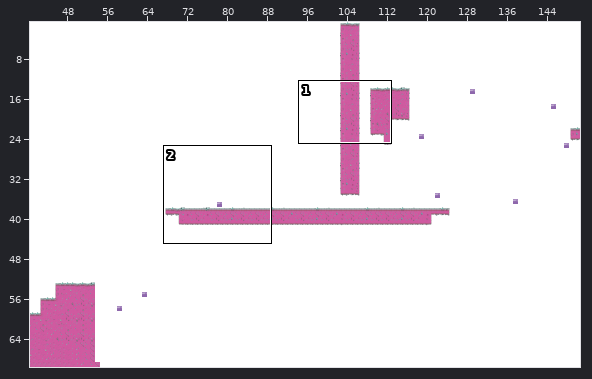
Tiled map: res/maps/spacemap_second.tmx. The picture above shows the old version from afar; the outline marks the close-up.
Close-up. The starting point:
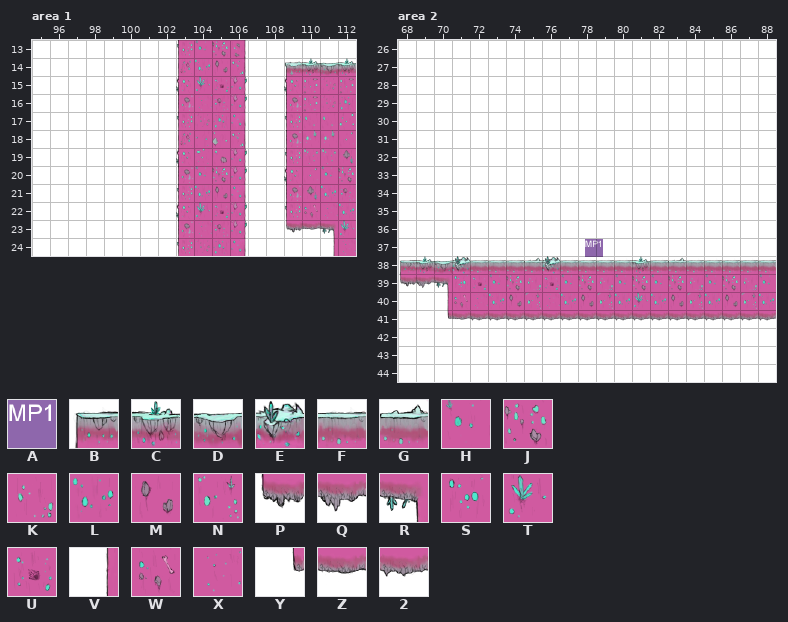
Cells are 64x64 px. Shown: area 1 x 95..112, y 13..24; area 2 x 68..88, y 26..44. The commit also changed other parts of the map, which this record leaves out.
Key: from "moving_platform": A 0 "bigPlatform"; from "tiledmap_final": B 6, C 7, D 8, E 9, F 55, G 61, H 108, J 109, K 110, L 133, M 134, N 135, P 154, Q 155, R 156, S 157, T 158, U 159, V 181, W 182, X 183, Y 206, Z 207, 2 208.
_ is an empty cell.
Objects are placed by their top-left corner, in cells (3,4 is the top-left corner of cell 3,4); size is 1x1 cell unless given.
Layers that did not change in this view are not listed.
Layer "Tiles" before, area 2, first column x 68:
26 _____________________
27 _____________________
28 _____________________
29 _____________________
30 _____________________
31 _____________________
32 _____________________
33 _____________________
34 _____________________
35 _____________________
36 _____________________
37 _____________________
38 BCDEFFFGEFFFFCFGFFFFF
39 PQRSUHJKUHJKHJHJKHJKH
40 __VWXLMNXLMNLTLMNLMNL
41 __YZ22222222222222222
42 _____________________
43 _____________________
44 _____________________
Objects on layer "Entities" before, area 2:
A "bigPlatform" at 78.4,37
Once edited:
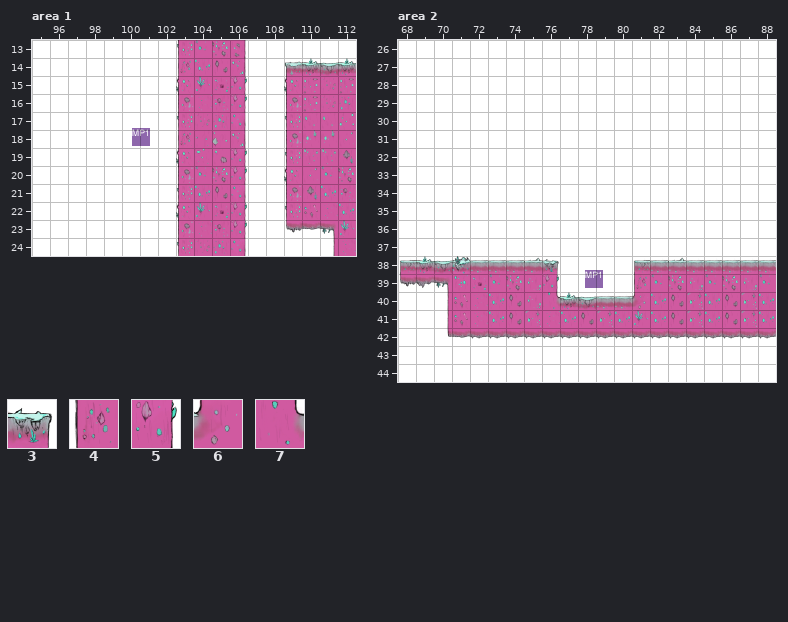
Further tiles: from "tiledmap_final": 3 10, 4 31, 5 35, 6 56, 7 60.
Diff:
{"where": "layer \"Entities\", area 1"}
{"now": "A \"bigPlatform\" at 100.6,17.9"}
{"where": "layer \"Tiles\", area 2"}
{"y":38,"x":76,"old":"EFFFFC","new":"3____B"}
{"y":39,"x":76,"old":"UHJKHJ","new":"5____4"}
{"y":40,"x":75,"old":"NXLMNLT","new":"K7CDFF6"}
{"y":41,"x":70,"old":"YZ22222222222222222","new":"VWXLMNXLMNLTLMNLMNL"}
{"y":42,"x":70,"old":"___________________","new":"YZ22222222222222222"}
{"where": "layer \"Entities\", area 2"}
{"was": "A \"bigPlatform\" at 78.4,37", "now": "outside this view"}
{"now": "A \"bigPlatform\" at 78.4,38.8"}
{"label":"added","picture_box":[132,128,150,146]}
{"label":"changed","picture_box":[447,239,776,339]}
